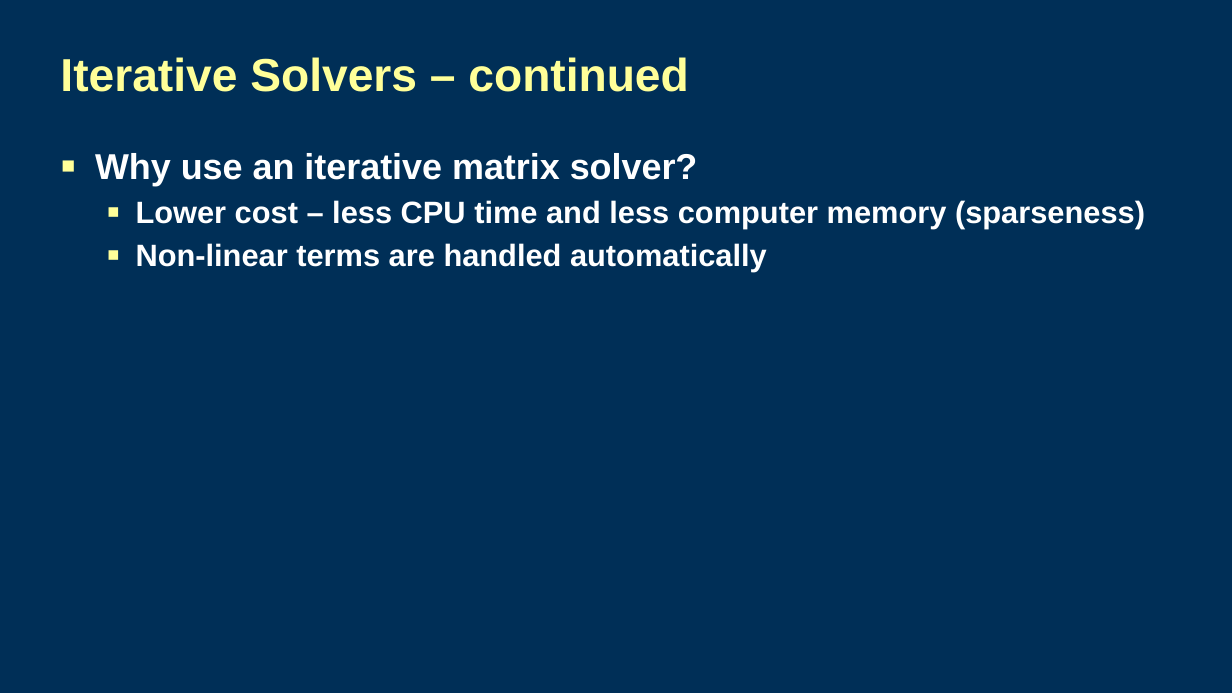
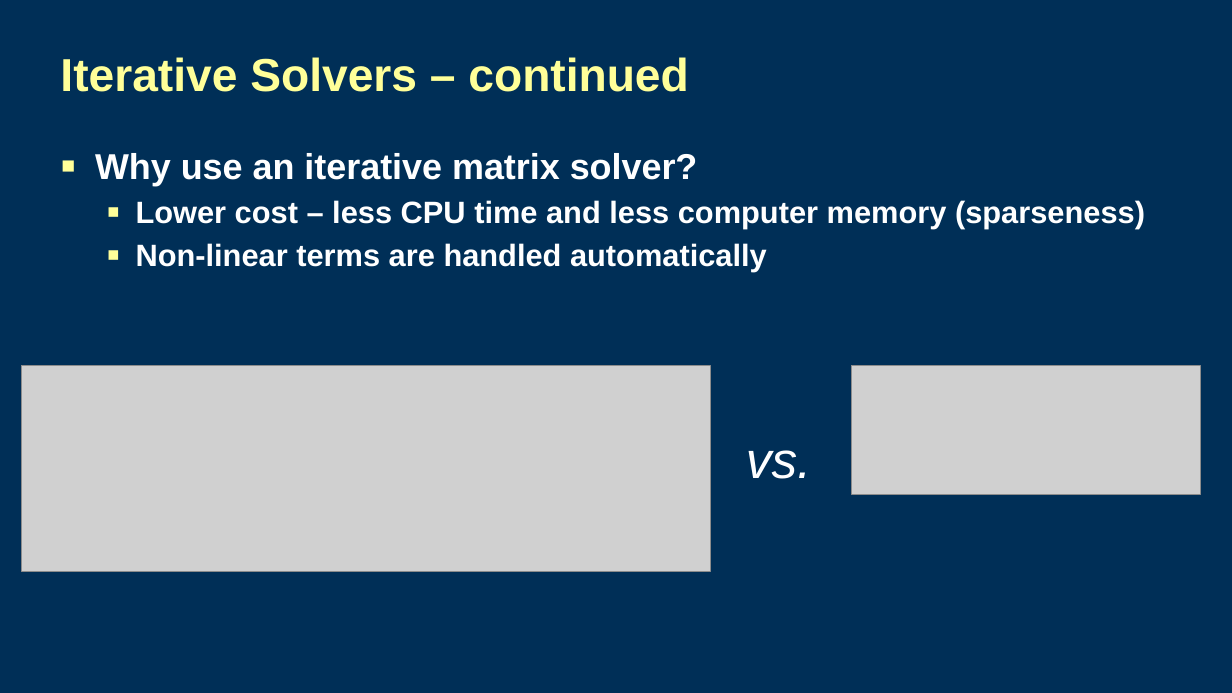
Before and after one commit to langevin-usgs/modflow-memphis-2023, a slide deck: slide 15 of lectures/Day2_4lecture_MatrixSolvers.pptx. Drawn at 1232x693 pixels with LibreOffice and Linux fonts; fonts in the diff are those of the drawing; grey boxes stand for pictures; background and template pictures are left out. Boxes give left, top, right and bottom in pixels: in the first picture for what was removed or moved away, otherwise in the second. Text is boxed around its words. In the diff, an @@ line names an element or a change of style, - is before the commit and + after.

Commit message:
Add advanced MV files and updated matrix solver presentation

```diff
--- a/lectures/Day2_4lecture_MatrixSolvers.pptx
+++ b/lectures/Day2_4lecture_MatrixSolvers.pptx
@@ picture added at [21,366,710,572] @@
@@ picture added at [852,366,1201,494] @@
@@ text added at [746,450,811,479], 40 pt, text #FFFFFF, italic @@
+vs.
```
Also in this commit, not shown: 1 other slide changed, 2 slides added, 2 slides removed, 27 other files.
